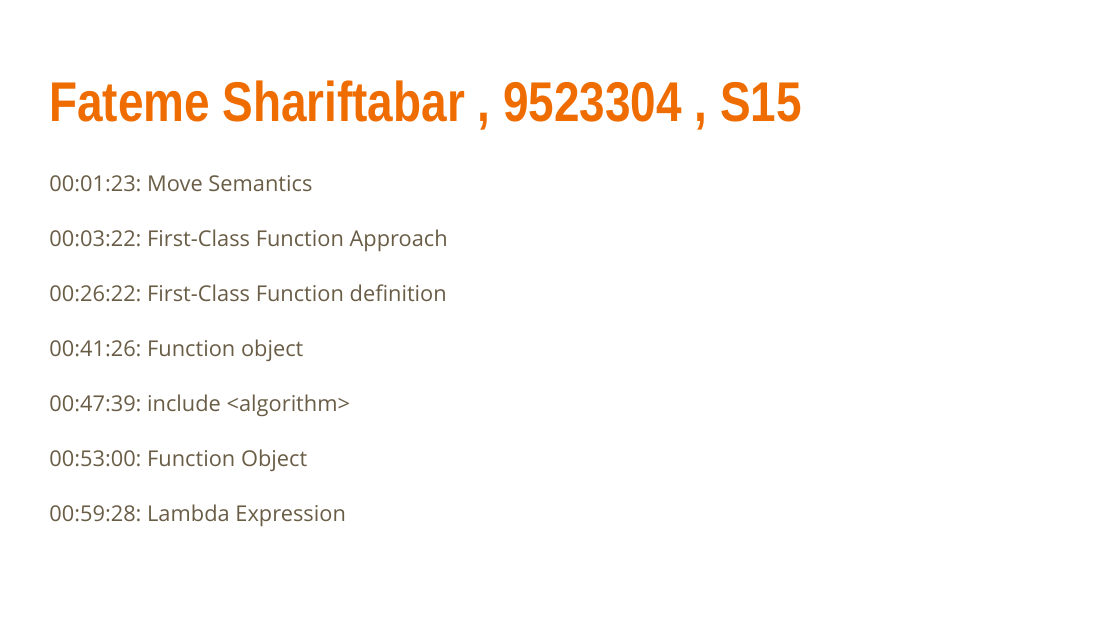
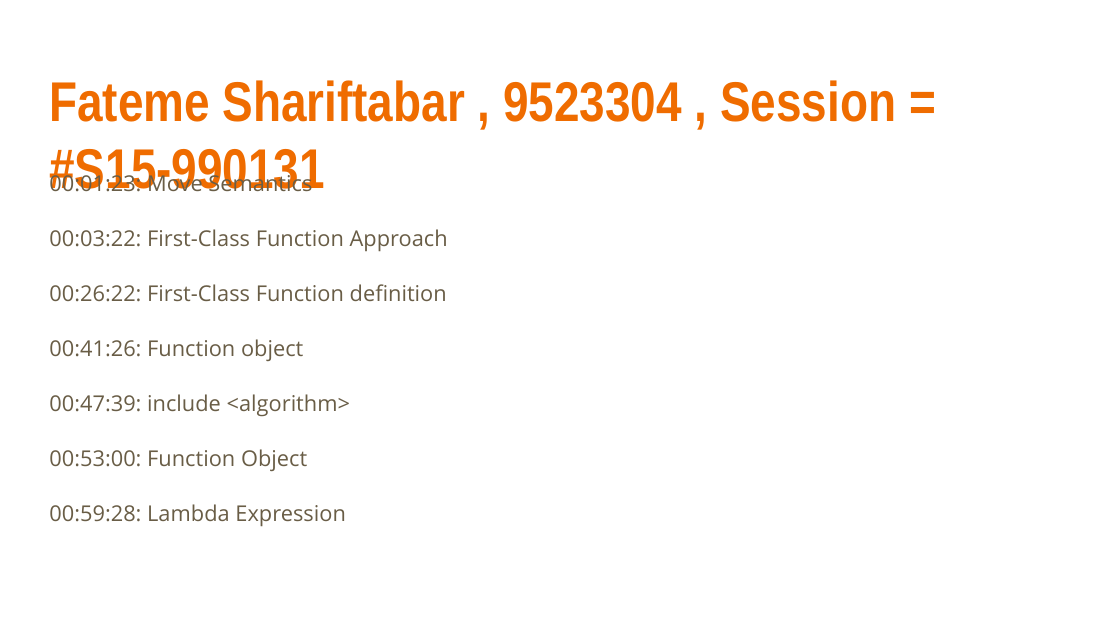
Before and after one commit to EE-AUT/Media-player, a slide deck: slide 14 of Tags/AP.pptx. Drawn at 1120x630 pixels with LibreOffice and Linux fonts; fonts in the diff are those of the drawing. Boxes give left, top, right and bottom in pixels: in the first picture for what was removed or moved away, otherwise in the second. Text is boxed around its words. In the diff, an @@ line names an element or a change of style, - is before the commit and + after.

```diff
--- a/Tags/AP.pptx
+++ b/Tags/AP.pptx
@@ title at bbox=[49, 80, 896, 192]: text changed @@
-Fateme Shariftabar , 9523304 , S15
+Fateme Shariftabar , 9523304 , Session = #S15-990131
```
Also in this commit, not shown: 19 other slides changed, 27 other files.
